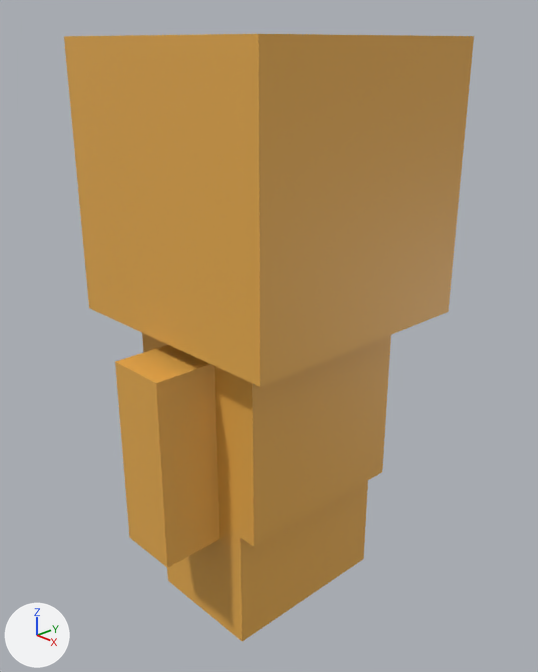
Before and after pictures for a commit that changed the Blender file resources/blender/cube.blend.
Rendered twice from a 50 mm camera at (8.1, -7.59, 5.41) aimed at (0.0, 0.03, 1.06). Every picture has the same lights, and +X, +Y and +Z are marked at lower left.

Objects in the first picture: 'body', 'feet', 'head'.
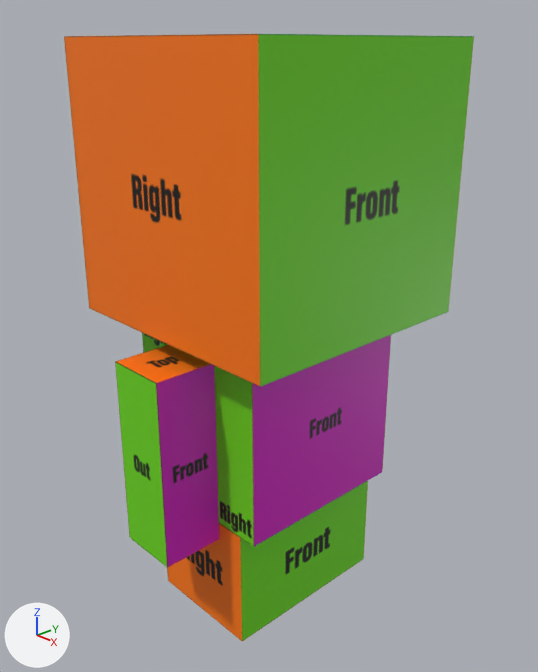
What differs and where, as boxes (x1, y1, x2, y2) in the pictures (538 x 672 px):
'head', surface changed: (64, 34, 474, 387) in both
'body', surface changed: (115, 333, 391, 568) in both
'feet', surface changed: (167, 481, 368, 641) in both

Diff of the bpy script that builds the scene:
```diff
--- a/resources/blender/cube.blend.py
+++ b/resources/blender/cube.blend.py
@@ img_head_template_png @@
+img_head_template_png = load_image('head_template.png', '../textures/templates/head_template.png', 2480, 3508, 'sRGB')
@@ img_feet_template_png @@
+img_feet_template_png = load_image('feet_template.png', '../textures/templates/feet_template.png', 2480, 3508, 'sRGB')
@@ img_body_template_png @@
+img_body_template_png = load_image('body_template.png', '../textures/templates/body_template.png', 2480, 3508, 'sRGB')
@@ mat_body_material @@
 n1 = _N.new('ShaderNodeBsdfPrincipled'); n1.name = 'Principled BSDF'
-n1.inputs[0].default_value = (0.799, 0.413, 0.0742, 1.0)  # 'Base Color', orange #e7ac4d
+n2 = _N.new('ShaderNodeUVMap'); n2.name = 'UV Map'
+n2.uv_map = 'Body'
+n3 = _N.new('ShaderNodeTexImage'); n3.name = 'Image Texture'
+n3.image = img_body_template_png
 _L.new(n1.outputs[0], n0.inputs[0])  # 'BSDF' to 'Surface'
+_L.new(n2.outputs[0], n3.inputs[0])  # 'UV' to 'Vector'
+_L.new(n3.outputs[0], n1.inputs[0])  # 'Color' to 'Base Color'
@@ mat_feet_material @@
 n1 = _N.new('ShaderNodeBsdfPrincipled'); n1.name = 'Principled BSDF'
-n1.inputs[0].default_value = (0.799, 0.413, 0.0742, 1.0)  # 'Base Color', orange #e7ac4d
+n2 = _N.new('ShaderNodeTexImage'); n2.name = 'Image Texture'
+n2.image = img_feet_template_png
+n3 = _N.new('ShaderNodeUVMap'); n3.name = 'UV Map'
+n3.uv_map = 'Feet'
 _L.new(n1.outputs[0], n0.inputs[0])  # 'BSDF' to 'Surface'
+_L.new(n3.outputs[0], n2.inputs[0])  # 'UV' to 'Vector'
+_L.new(n2.outputs[0], n1.inputs[0])  # 'Color' to 'Base Color'
@@ mat_head_material @@
 n0 = _N.new('ShaderNodeBsdfPrincipled'); n0.name = 'Principled BSDF'
-n0.inputs[0].default_value = (0.799, 0.413, 0.0742, 1.0)  # 'Base Color', orange #e7ac4d
 n1 = _N.new('ShaderNodeOutputMaterial'); n1.name = 'Material Output'
+n2 = _N.new('ShaderNodeTexImage'); n2.name = 'Image Texture'
+n2.image = img_head_template_png
+n3 = _N.new('ShaderNodeUVMap'); n3.name = 'UV Map'
+n3.uv_map = 'Head'
 _L.new(n0.outputs[0], n1.inputs[0])  # 'BSDF' to 'Surface'
+_L.new(n3.outputs[0], n2.inputs[0])  # 'UV' to 'Vector'
+_L.new(n2.outputs[0], n0.inputs[0])  # 'Color' to 'Base Color'
@@ me_body @@
 me_body.from_pydata(...)  # 24 vertices, 18 faces; spans x -1.3..1.3, y -2.5..2.5, z -1.8..1.5
 # used by ob_body; location = (0.0, 0.0, 0.0); rotation_euler = (0.0, 0.0, 3.142), in degrees (0, 0, 180)
+# me_body part 1: texture (UV) coordinates of 18 of 18 faces, centred in x -1.3..1.3, y -2.5..2.5, z -1.8..1.5, changed; they spanned u 0.0..1.0, v 0.0..1.0 and now span u 0.09..0.88, v 0.18..0.77
 me_body.materials.append(mat_body_material)
@@ me_head @@
 me_head.from_pydata(...)  # 8 vertices, 6 faces; spans x -2.0..2.0, y -2.0..2.0, z -2.0..2.0
 # used by ob_head; location = (0.0, 0.0, 3.5); rotation_euler = (0.0, 0.0, 3.142), in degrees (0, 0, 180)
+# me_head part 2: texture (UV) coordinates of 6 of 6 faces, centred in x -2.0..2.0, y -2.0..2.0, z -2.0..2.0, changed; they spanned u 0.0..1.0, v 0.0..1.0 and now span u 0.14..0.86, v 0.16..0.84
 me_head.materials.append(mat_head_material)
```
